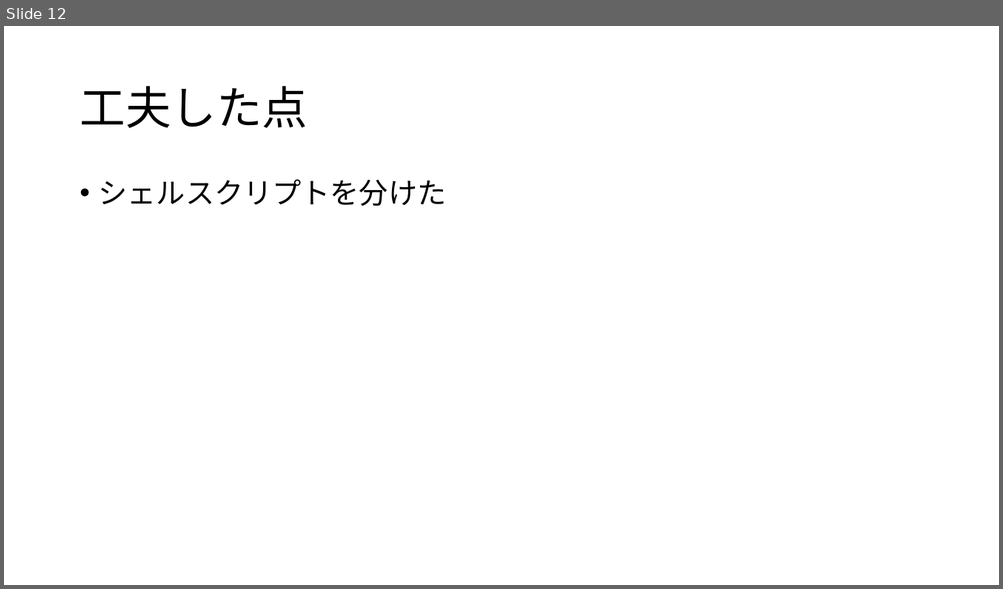
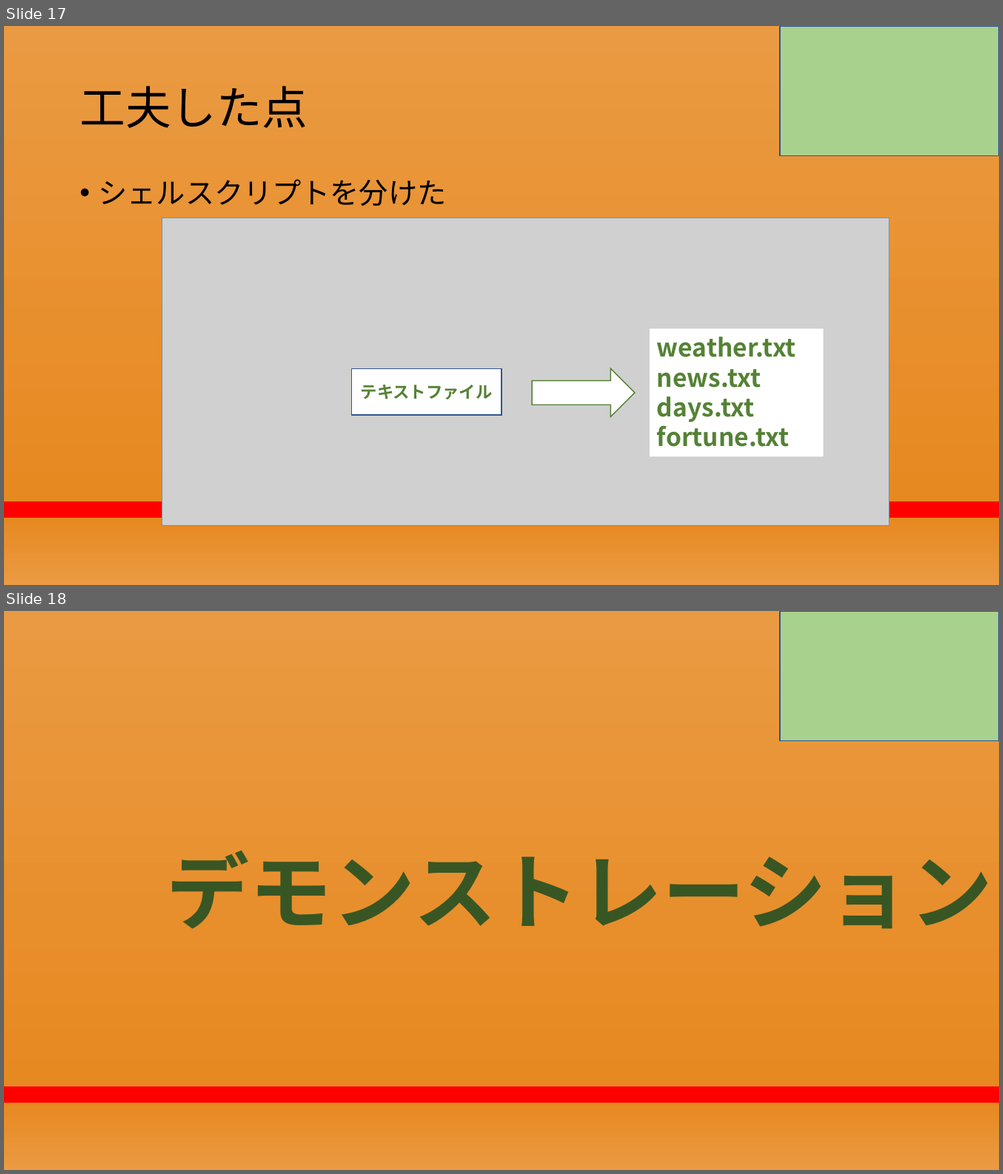
Before and after one commit to RikiishiSuzunosuke/AIspeaker_yosie, a slide deck: presentation/第二回プレゼン_アウトライン.pptx. Shown one above the other, each under a label of ours: slide 12 before the commit, slides 17 and 18 after it. The pictures are 1003x589 and 1003x1174 pixels, drawn with LibreOffice and Linux fonts; fonts in the diff are those of the drawing; grey boxes stand for pictures. Boxes give left, top, right and bottom in pixels: in the first picture for what was removed or moved away, otherwise in the second. Text is boxed around its words. In the diff, an @@ line names an element or a change of style, - is before the commit and + after.

```diff
--- a/presentation/第二回プレゼン_アウトライン.pptx
+++ b/presentation/第二回プレゼン_アウトライン.pptx
@@ slide 18 added at (4, 611, 999, 1170), background gradient #EA9A42 to #E78921 to #FF0000 @@
@@ rectangle added at (780, 611, 999, 741), fill #A9D18E, outline #325491 1 pt @@
@@ text added at (167, 851, 992, 929), 80 pt, text #385723, bold @@
+デモンストレーション
@@ what was slide 12 is now slide 17 @@
@@ slide 17 changed as well @@
@@ background #FFFFFF to gradient #EA9A42 to #E78921 to #FF0000 @@
@@ rectangle added at (780, 26, 999, 156), fill #A9D18E, outline #325491 1 pt @@
@@ picture added at (162, 218, 890, 526) @@
@@ rectangle added at (649, 329, 823, 457), fill #FFFFFF, 24 pt, text #548235, bold @@
+weather.txt
+news.txt
+days.txt
+fortune.txt
@@ rectangle added at (352, 369, 502, 415), fill #FFFFFF, outline #325491 1 pt, 16 pt, text #548235, bold @@
+テキストファイル
@@ right arrow added at (532, 369, 635, 417), fill #FFFFFF, outline #548235 1 pt @@
```
Also in this commit, not shown: 7 other slides changed, 11 other slides added, 6 slides removed, 33 other files.
